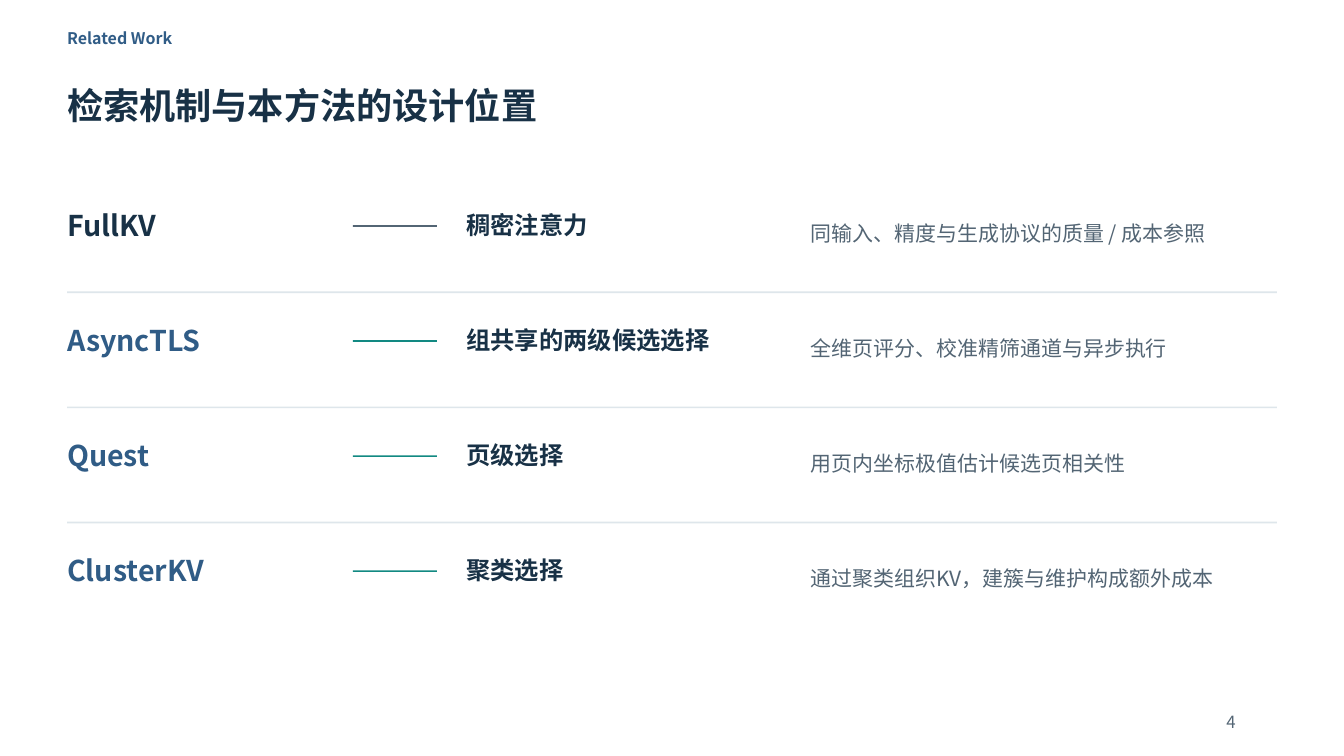
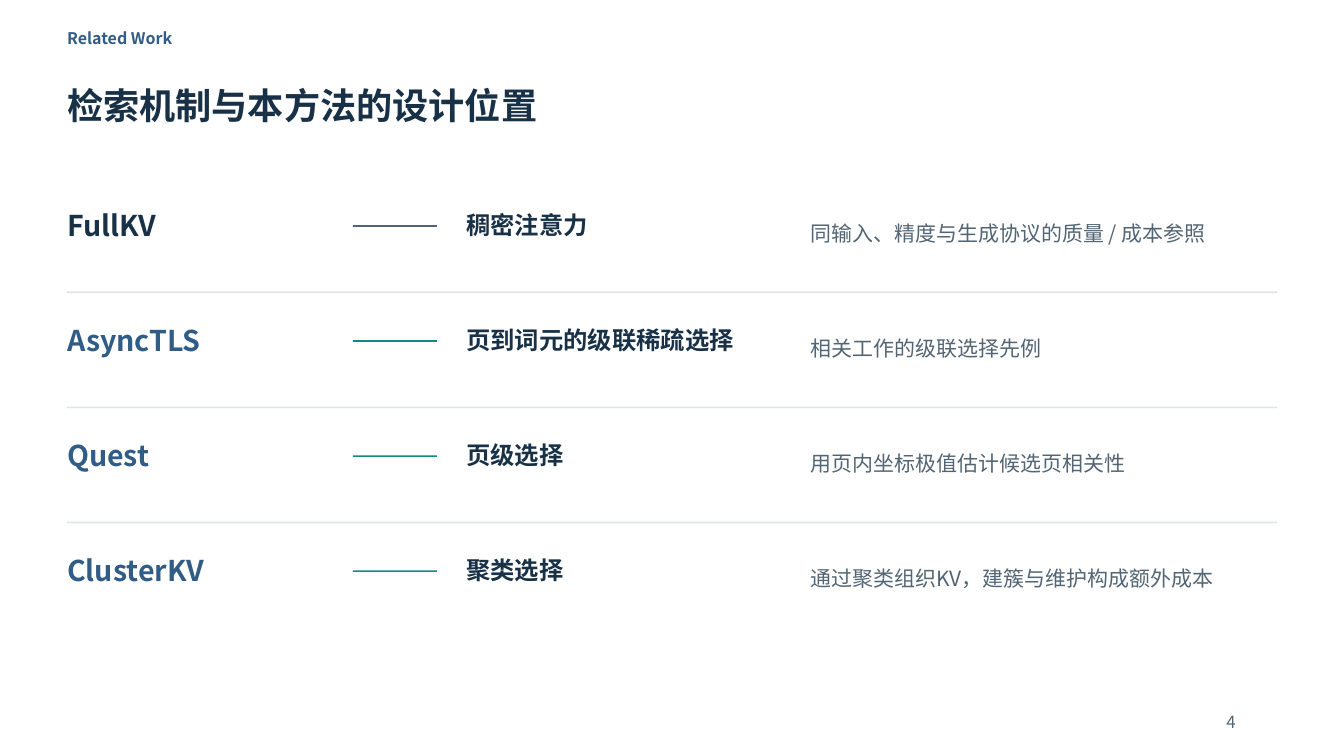
Before and after one commit to Chosen-David/two-level-attention, a slide deck: slide 4 of agent_doc/advice/dac_manuscript/presentation/TwoLevel_UserEdited_20261014.pptx. Drawn at 1344x756 pixels with LibreOffice and Linux fonts; fonts in the diff are those of the drawing. Boxes give left, top, right and bottom in pixels: in the first picture for what was removed or moved away, otherwise in the second. Text is boxed around its words. In the diff, an @@ line names an element or a change of style, - is before the commit and + after.

```diff
--- a/agent_doc/advice/dac_manuscript/presentation/TwoLevel_UserEdited_20261014.pptx
+++ b/agent_doc/advice/dac_manuscript/presentation/TwoLevel_UserEdited_20261014.pptx
@@ text at [466,328,734,352]: text changed @@
-组共享的两级候选选择
+页到词元的级联稀疏选择
@@ text at [811,338,1042,358]: text changed @@
-全维页评分、校准精筛通道与异步执行
+相关工作的级联选择先例
```
Also in this commit, not shown: 2 other slides changed, 48 other files.
